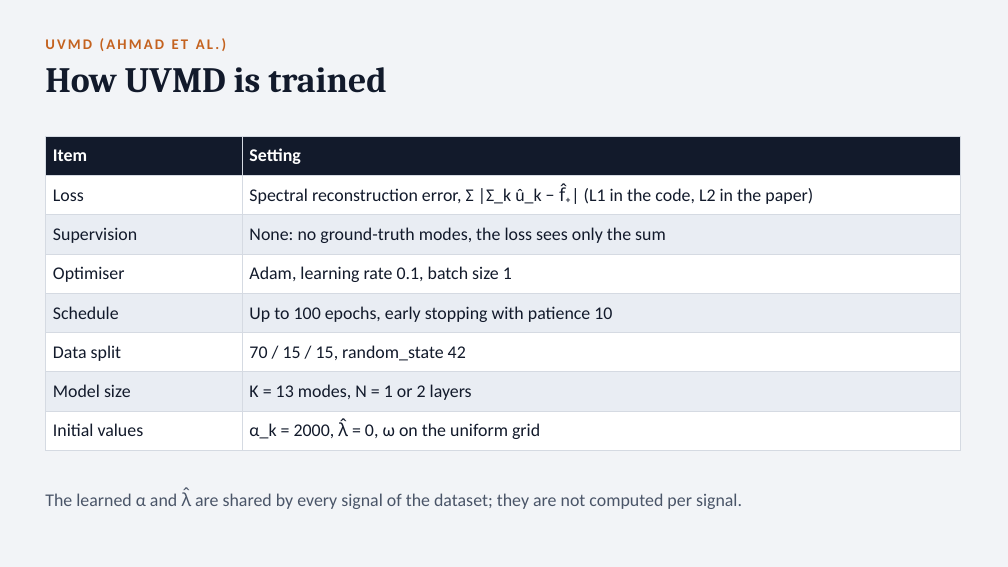
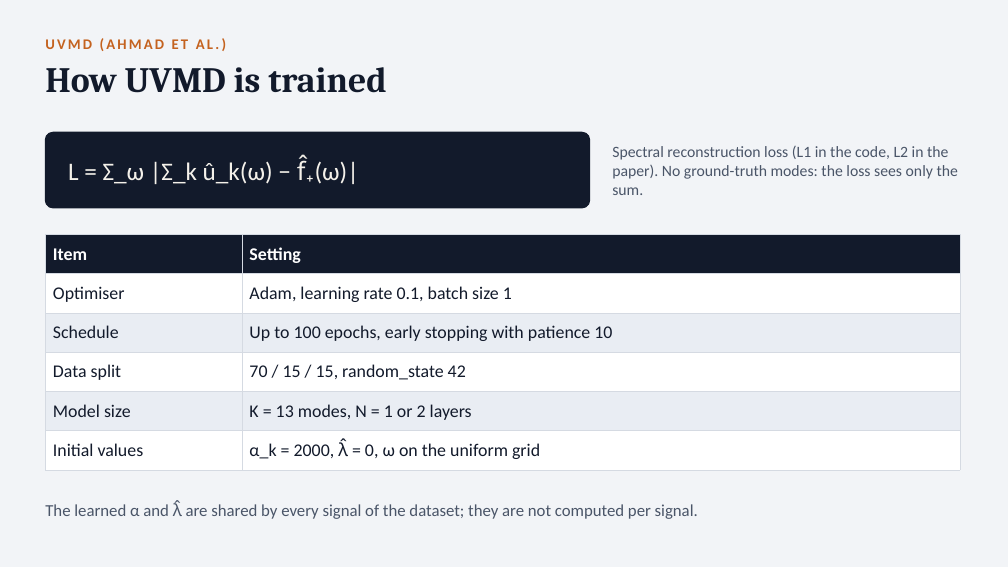
Before and after one commit to Aitzaz332/vmd-uvmd-comparison, a slide deck: slide 10 of VMD UVMD Comparison.pptx. Drawn at 1008x567 pixels with LibreOffice and Linux fonts; fonts in the diff are those of the drawing. Boxes give left, top, right and bottom in pixels: in the first picture for what was removed or moved away, otherwise in the second. Text is boxed around its words. In the diff, an @@ line names an element or a change of style, - is before the commit and + after.

```diff
--- a/VMD UVMD Comparison.pptx
+++ b/VMD UVMD Comparison.pptx
@@ rounded rectangle added at (45,132,590,208), fill #121A2B, outline #121A2B 1 pt @@
@@ text added at (612,146,958,195), 15 pt, text #4A5568 @@
+Spectral reconstruction loss (L1 in the code, L2 in the paper). No ground-truth modes: the loss sees only the sum.
@@ text added at (68,156,359,184), 24 pt, text #F4F1EA @@
+L = Σ_ω |Σ_k û_k(ω) − f̂₊(ω)|
@@ table at (45,234,960,463) @@
-row 2: Loss | Spectral reconstruction error, Σ |Σ_k û_k − f̂₊| (L1 in the code, L2 in the paper)
-row 3: Supervision | None: no ground-truth modes, the loss sees only the sum
@@ table: place and size @@
-table at (45,136,960,443)
+table at (45,234,960,463)
@@ text "The learned α and λ̂ ...": place and size @@
-text "The learned α and λ̂ ..." at (45,489,742,509)
+text "The learned α and λ̂ ..." at (45,501,698,519)
@@ text "The learned α and λ̂ ..." at (45,501,698,519): size 17 to 16 pt @@
```
Also in this commit, not shown: 6 other slides changed, 1 other file.
